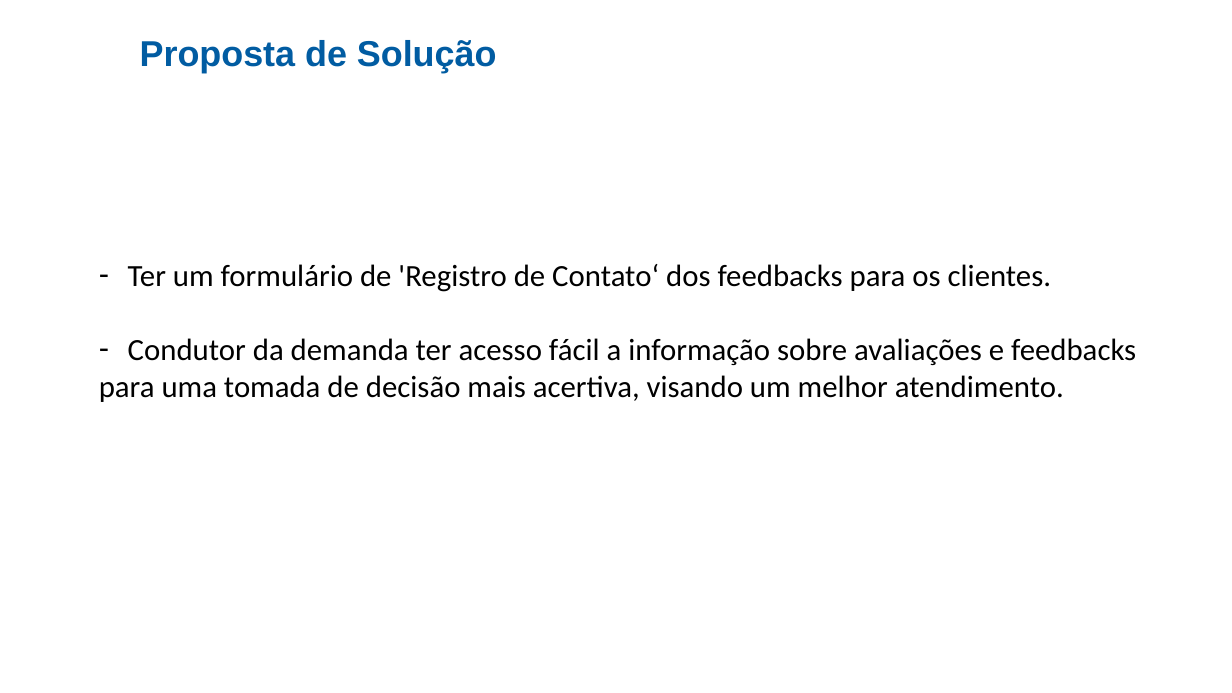
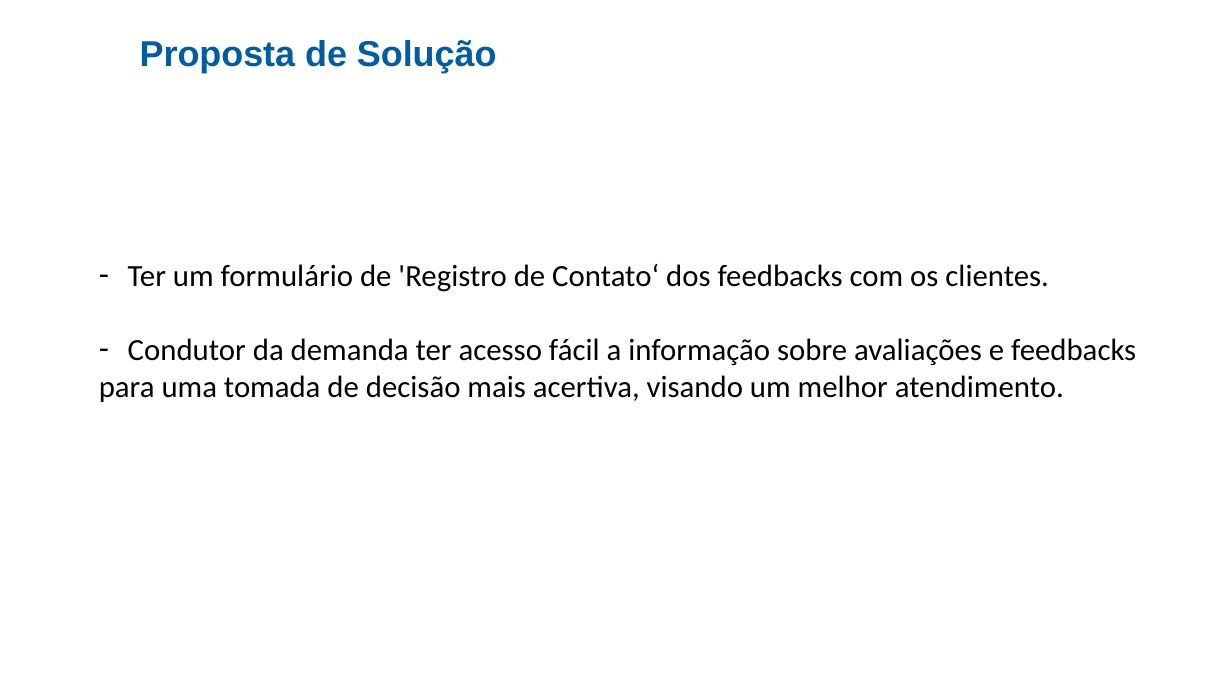
Before and after one commit to cezarnk/projetos, a slide deck: slide 5 of Apresentação Cesup Rede/Projeto 1.pptx. Drawn at 1232x693 pixels with LibreOffice and Linux fonts; fonts in the diff are those of the drawing; background and template pictures are left out. Boxes give left, top, right and bottom in pixels: in the first picture for what was removed or moved away, otherwise in the second. Text is boxed around its words. In the diff, an @@ line names an element or a change of style, - is before the commit and + after.

```diff
--- a/Apresentação Cesup Rede/Projeto 1.pptx
+++ b/Apresentação Cesup Rede/Projeto 1.pptx
@@ text at [128,264,1048,292]: text changed @@
-– Ter um formulário de 'Registro de Contato‘ dos feedbacks para os clientes.
+– Ter um formulário de 'Registro de Contato‘ dos feedbacks com os clientes.
```
Also in this commit, not shown: 1 other slide changed, 1 slide removed, 4 other files.
